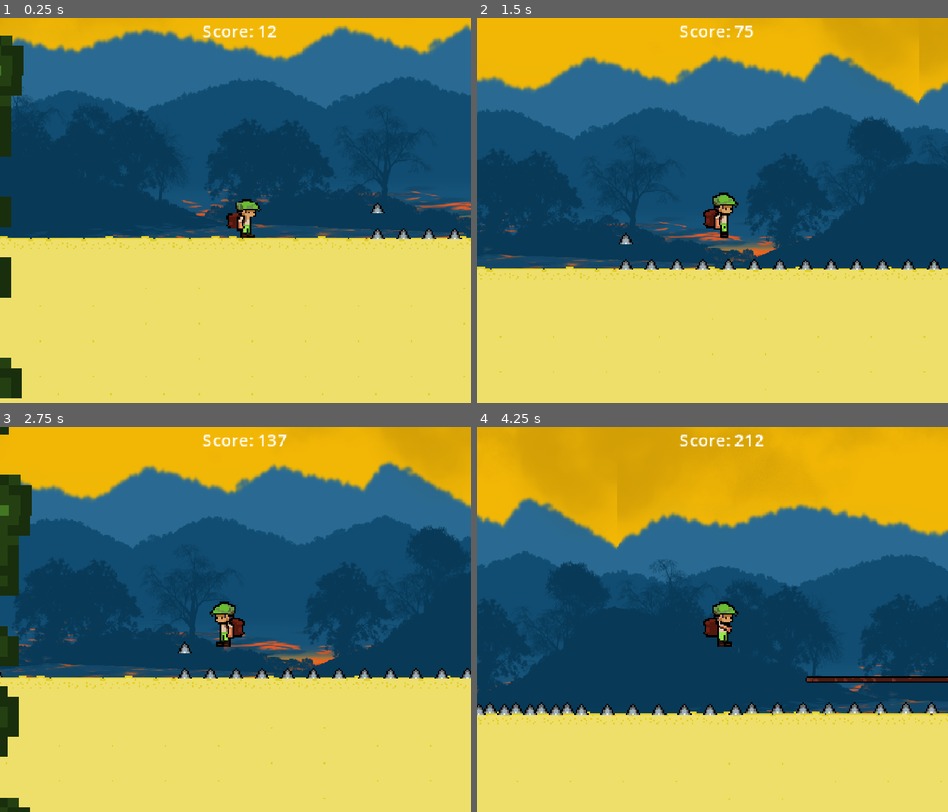
Above: before the commit, frames 1-4 (two rows, left to right).
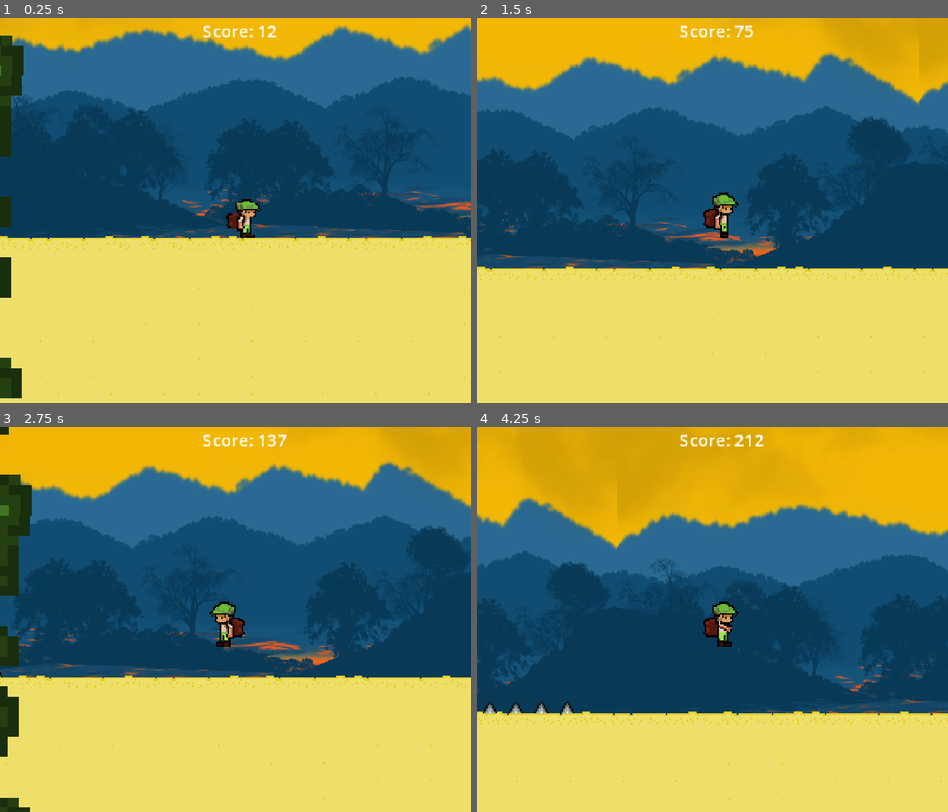
Above: after the commit, the same moments.

Repository: Overlord1304/Stormlock-Escape
Game: Godot game, scene res://scenes/main.tscn
The game is run twice, just before and just after one commit, with the same random seed, the same clock (stepped at 60 frames per second) and the same inputs.
Inputs:
- Up to frame 1 (0.25 s): no input
- Up to frame 2 (1.5 s): tap Enter at 0.5 s; hold Right (ui_right) from 0.53 s (still down); tap Alt at 0.6 s; tap Up (ui_up) at 0.77 s; tap Shift at 1.35 s
- Up to frame 3 (2.75 s): tap Up (ui_up) at 1.52 s; release Right (ui_right) at 2.03 s; hold Left (ui_left) from 2.03 s (still down); tap Alt at 2.1 s
- Up to frame 4 (4.25 s): release Left (ui_left) at 2.78 s; hold Right (ui_right) from 2.78 s (still down); tap Shift at 2.85 s; tap Up (ui_up) at 3.02, 3.77 s; tap Alt at 3.6 s

The runs differ from the first frame. In frame 1, 0.2% of the frame differs, in the area x 78-99%, y 47-58%; in frame 2, 0.7%; in frame 3, 0.6%; in frame 4, 1.5%, in the area x 0-100%, y 27-92%.

Commit message:
changed up segment and jump values

Diff:
--- a/scenes/main.tscn
+++ b/scenes/main.tscn
@@ -48,10 +48,12 @@
 position = Vector2(228, 112)
 
 [node name="segment1" parent="." instance=ExtResource("7_tipki")]
+visible = false
 position = Vector2(640, 140)
 
 [node name="lvlgen" type="Node2D" parent="."]
 script = ExtResource("9_85g3d")
 
 [node name="segment2" parent="." instance=ExtResource("8_85g3d")]
+visible = false
 position = Vector2(374, 154)
--- a/scripts/player.gd
+++ b/scripts/player.gd
@@ -2,7 +2,7 @@
 
 @export var speed := 150.0
 @export var jump_force := -200.0
-@export var jump_hold_force := -800
+@export var jump_hold_force := -799
 @export var gravity := 900.0
 @export var jump_hold_time := 0.25
 @onready var anim := $AnimatedSprite2D
--- a/scripts/recyclingground.gd
+++ b/scripts/recyclingground.gd
@@ -1,7 +1,7 @@
 extends Node2D
 
 @export var ground_scene: PackedScene
-@export var segment_count: int = 10
+@export var segment_count: int = 20
 
 var segments = []
 var segment_width
--- a/scripts/segadder.gd
+++ b/scripts/segadder.gd
@@ -24,7 +24,7 @@
 	new_segment.position = Vector2(next_x,140) if scene == segment1 else Vector2(next_x,153)
 	next_x += SEGMENT_WIDTH
 
-	get_tree().current_scene.add_child(new_segment)  # add to the main scene
+	get_tree().current_scene.add_child(new_segment)
 	print("Spawned segment at X:", new_segment.position.x)
 
 
